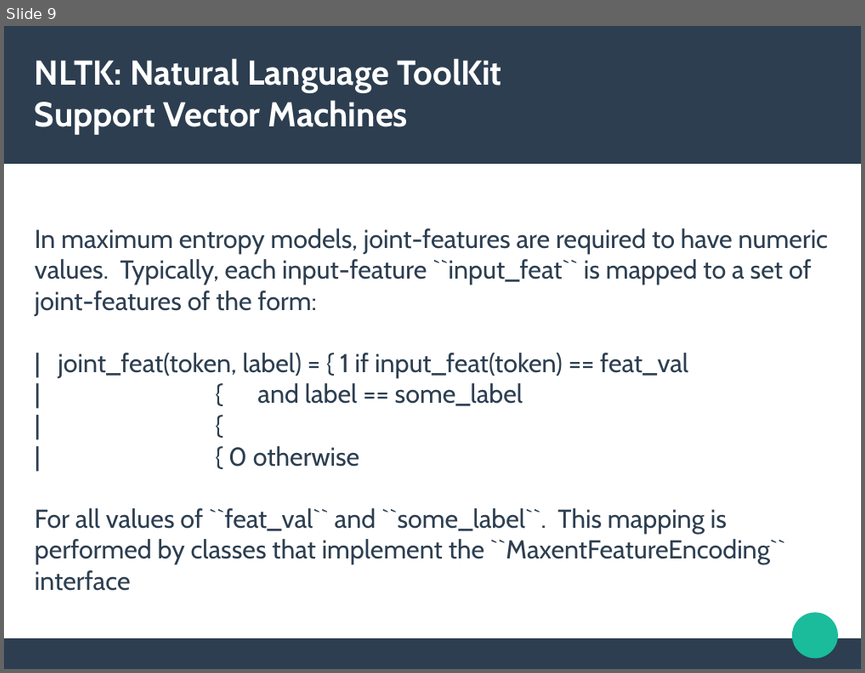
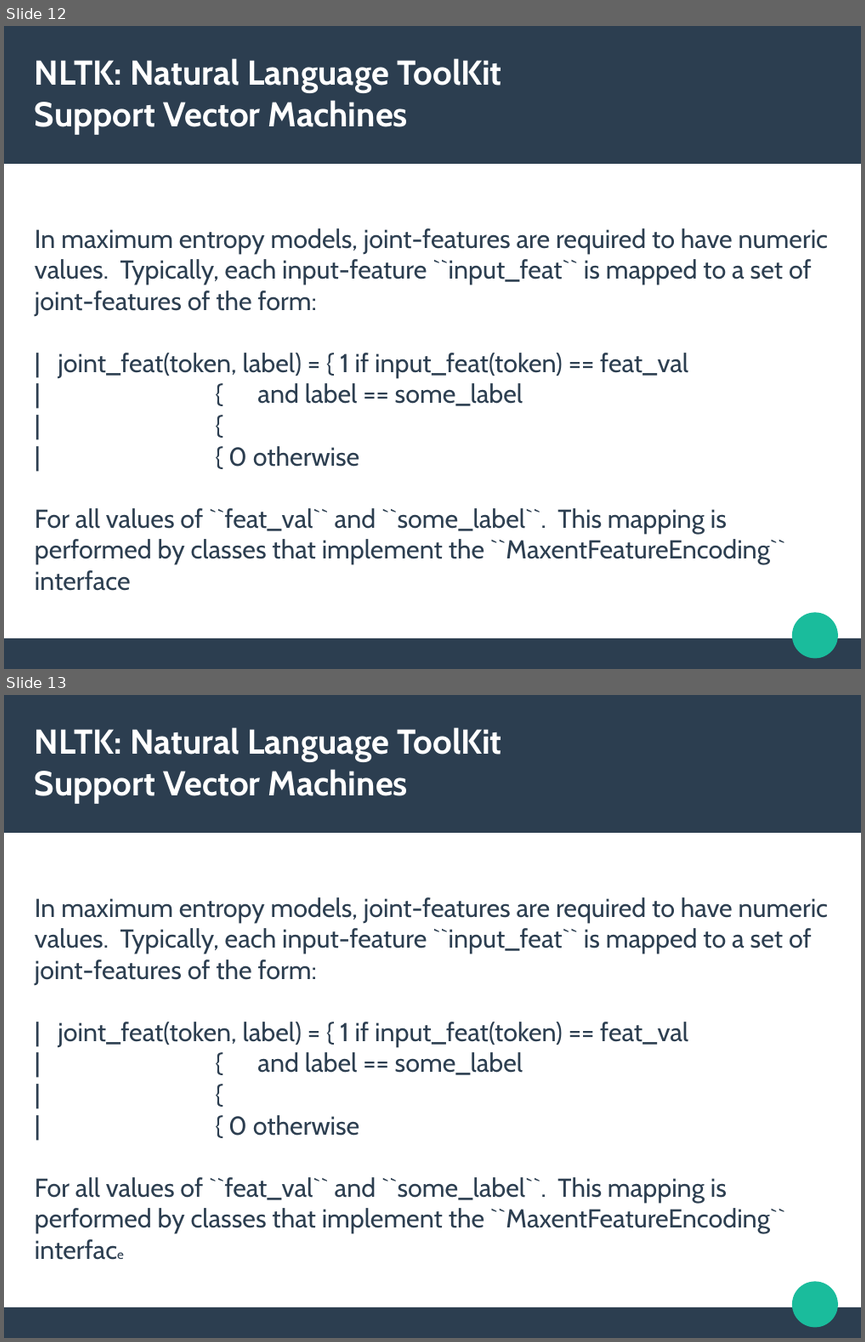
Before and after one commit to Lingwars/GAPLEN, a slide deck: docs/materials/classify.odp. Shown one above the other, each under a label of ours: slide 9 before the commit, slides 12 and 13 after it. The pictures are 865x673 and 865x1342 pixels, drawn with LibreOffice and Linux fonts; fonts in the diff are those of the drawing. Boxes give left, top, right and bottom in pixels: in the first picture for what was removed or moved away, otherwise in the second. Text is boxed around its words. In the diff, an @@ line names an element or a change of style, - is before the commit and + after.

```diff
--- a/docs/materials/classify.odp
+++ b/docs/materials/classify.odp
@@ slide 13 added at <box>4,695,861,1338</box>, background #FFFFFF; not listed: 3 template elements that a slide beside it also shows @@
@@ title added at <box>35,727,502,803</box>, 31.9 pt, text #FFFFFF, bold @@
+NLTK: Natural Language ToolKit
+Support Vector Machines
@@ subtitle added at <box>35,897,828,1233</box>, 24 pt, text #2C3E50 @@
+In maximum entropy models, joint-features are required to have numeric values. Typically, each input-feature ``input_feat`` is mapped to a set of joint-features of the form:
+| joint_feat(token, label) = { 1 if input_feat(token) == feat_val
+| { and label == some_label
+| {
+| { 0 otherwise
+For all values of ``feat_val`` and ``some_label``. This mapping is performed by classes that implement the ``MaxentFeatureEncoding`` interface
@@ what was slide 9 is now slide 12 @@
```
Also in this commit, not shown: 4 slides changed, 8 other slides added.
